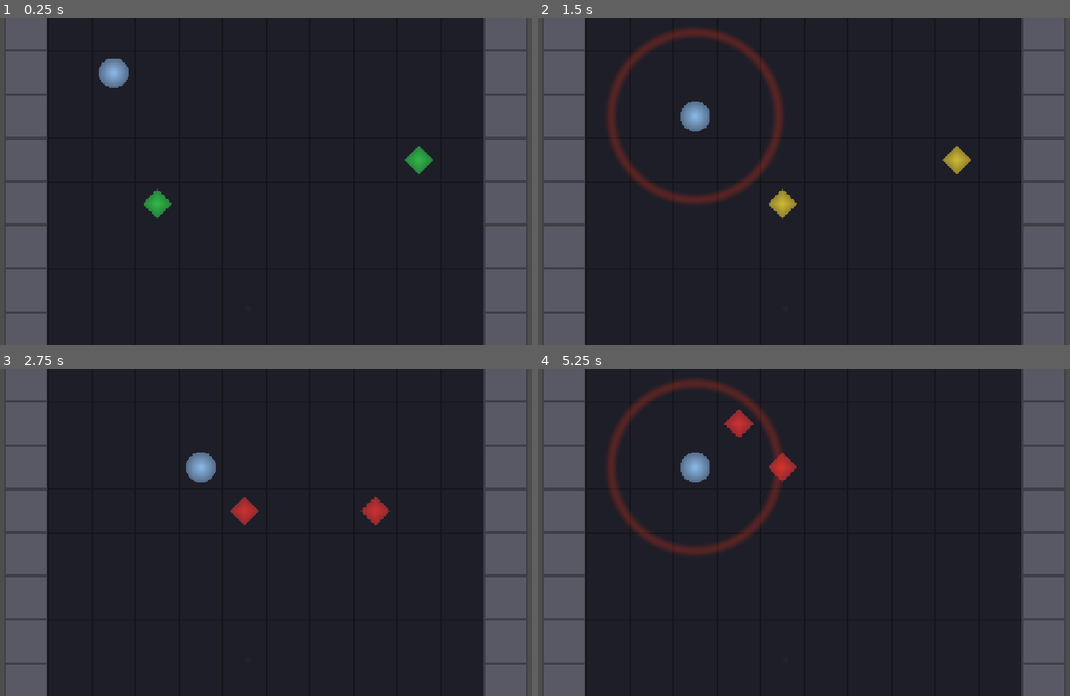
Above: before the commit, frames 1-4 (two rows, left to right).
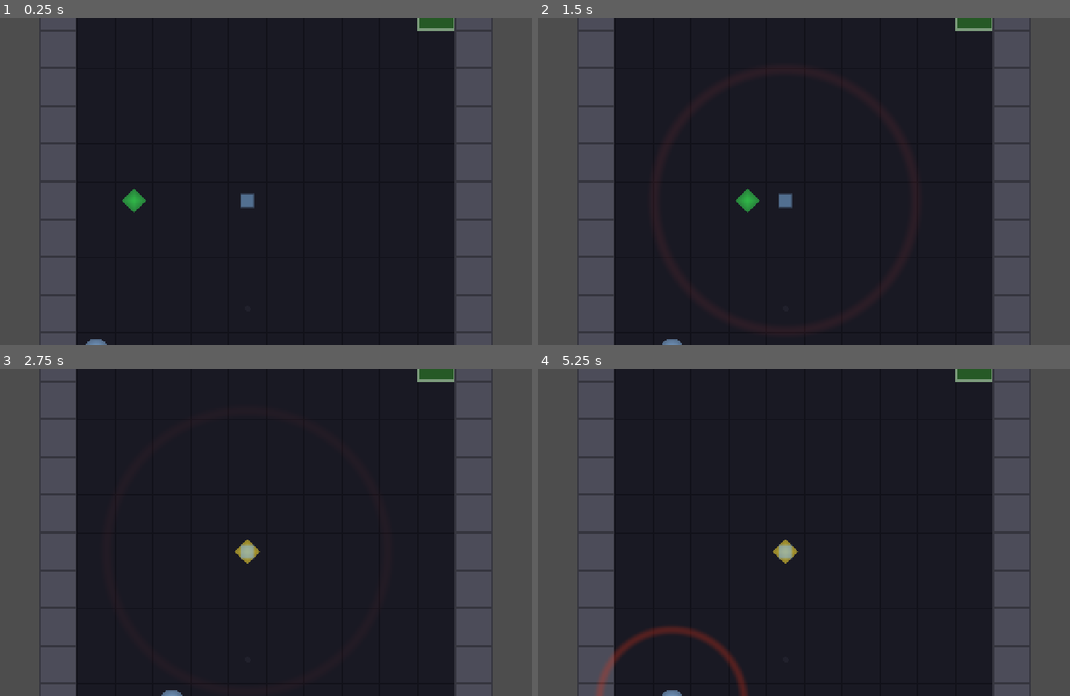
Above: after the commit, the same moments.

Repository: saagpatel/PhantomFrequencies
Game: Godot game, scene res://Scenes/Levels/Level01.tscn
The game is run twice, just before and just after one commit, with the same random seed, the same clock (stepped at 60 frames per second) and the same inputs. Before the commit the project starts from res://Scenes/Levels/TestLevel.tscn.
Inputs:
- Up to frame 1 (0.25 s): no input
- Up to frame 2 (1.5 s): tap Enter at 0.5 s; hold D (move_right) 0.53-1.28 s; hold S (move_down) from 1.28 s (still down)
- Up to frame 3 (2.75 s): release S (move_down) at 2.03 s; hold D (move_right) from 2.03 s (still down)
- Up to frame 4 (5.25 s): release D (move_right) at 2.78 s; hold W (move_up) 2.78-3.53 s; hold A (move_left) 3.53-5.03 s; hold S (move_down) from 5.03 s (still down)

The runs differ from the first frame. In frame 1, 24% of the frame differs, in the area x 1-99%, y 0-100%; in frame 2, 26%; in frame 3, 24%; in frame 4, 27%.

Commit message:
feat(level): add environmental sound, masking, Level 01, and LevelManager
- SoundSource: 3 types (machinery/drip/vent), configurable interval/radius
- Sound masking: player sounds near environmental sources are hidden from guards
- Guard familiarity: guards learn to ignore known environmental sound sources
- Guard catch: alert-state guards trigger player_caught on same tile
- LevelManager autoload: level loading, restart on catch, advance on completion
- Level 01 tutorial: 12x12 room, patroller on row 6, machinery cover, exit tile
- Player flashes blue (masked) instead of red when near environmental sound

Diff:
--- /dev/null
+++ b/Scenes/Environment/SoundSource.gd
@@ -0,0 +1,78 @@
+extends Node2D
+## Environmental noise emitter. Emits sound at configurable intervals.
+## Guards learn to ignore familiar environmental sources.
+
+const TYPE_MACHINERY: int = 0  # loud, rhythmic (every N beats)
+const TYPE_DRIP: int = 1       # quiet, irregular (random chance per beat)
+const TYPE_VENT: int = 2       # medium, constant (every beat)
+
+@export var source_type: int = TYPE_MACHINERY
+@export var emission_radius: float = Constants.SOUND_SOURCE_MACHINERY_RADIUS
+@export var emission_intensity: float = Constants.SOUND_SOURCE_MACHINERY_INTENSITY
+@export var emission_interval: int = Constants.SOUND_SOURCE_MACHINERY_INTERVAL
+
+var _beat_counter: int = 0
+var _sprite: Sprite2D = null
+
+
+func _ready() -> void:
+	add_to_group("sound_source")
+	_apply_type_defaults()
+	_setup_sprite()
+	BeatManager.beat_tick.connect(_on_beat_tick)
+
+
+func _apply_type_defaults() -> void:
+	match source_type:
+		TYPE_MACHINERY:
+			emission_radius = Constants.SOUND_SOURCE_MACHINERY_RADIUS
+			emission_intensity = Constants.SOUND_SOURCE_MACHINERY_INTENSITY
+			emission_interval = Constants.SOUND_SOURCE_MACHINERY_INTERVAL
+		TYPE_DRIP:
+			emission_radius = Constants.SOUND_SOURCE_DRIP_RADIUS
+			emission_intensity = Constants.SOUND_SOURCE_DRIP_INTENSITY
+			emission_interval = 1  # checked per beat with random chance
+		TYPE_VENT:
+			emission_radius = Constants.SOUND_SOURCE_VENT_RADIUS
+			emission_intensity = Constants.SOUND_SOURCE_VENT_INTENSITY
+			emission_interval = 1  # every beat
+
+
+func _setup_sprite() -> void:
+	_sprite = $Sprite2D
+	var size: int = int(Constants.SOUND_SOURCE_SPRITE_SIZE)
+	var img: Image = Image.create(size, size, false, Image.FORMAT_RGBA8)
+	var center: Vector2 = Vector2(size / 2.0, size / 2.0)
+	# Draw a small square with rounded corners feel
+	for x: int in range(size):
+		for y: int in range(size):
+			var dx: float = absf(x - center.x)
+			var dy: float = absf(y - center.y)
+			var max_dist: float = size / 2.0 - 3.0
+			if dx < max_dist and dy < max_dist:
+				var edge_dist: float = minf(max_dist - dx, max_dist - dy)
+				var alpha: float = clampf(edge_dist / 4.0, 0.3, 0.8)
+				img.set_pixel(x, y, Color(1.0, 1.0, 1.0, alpha))
+	_sprite.texture = ImageTexture.create_from_image(img)
+	_sprite.modulate = Constants.SOUND_SOURCE_COLOR
+
+
+func _on_beat_tick(_beat_number: int) -> void:
+	_beat_counter += 1
+
+	var should_emit: bool = false
+	match source_type:
+		TYPE_MACHINERY:
+			should_emit = _beat_counter % emission_interval == 0
+		TYPE_DRIP:
+			should_emit = randf() < Constants.SOUND_SOURCE_DRIP_CHANCE
+		TYPE_VENT:
+			should_emit = true
+
+	if should_emit:
+		SoundPropagation.emit_sound(
+			global_position,
+			emission_radius,
+			emission_intensity,
+			self
+		)
--- /dev/null
+++ b/Scenes/Environment/SoundSource.tscn
@@ -0,0 +1,9 @@
+[gd_scene load_steps=2 format=3 uid="uid://csound_source"]
+
+[ext_resource type="Script" path="res://Scenes/Environment/SoundSource.gd" id="1_source"]
+
+[node name="SoundSource" type="Node2D"]
+script = ExtResource("1_source")
+
+[node name="Sprite2D" type="Sprite2D" parent="."]
+modulate = Color(0.5, 0.7, 0.9, 0.7)
--- a/Scenes/Guards/GuardBase.gd
+++ b/Scenes/Guards/GuardBase.gd
@@ -25,6 +25,9 @@
 var _patrol_waypoints: Array[Vector2i] = []
 var _patrol_index: int = 0
 var _return_waypoint_index: int = 0  # where to resume patrol after returning
+
+# Familiarity: environmental sources this guard has already heard
+var _known_source_ids: Dictionary = {}  # instance_id → true
 
 
 func _ready() -> void:
@@ -85,6 +88,21 @@
 func _on_sound_emitted(event: Dictionary) -> void:
 	var sound_origin: Vector2 = event["origin"] as Vector2
 	var intensity: float = event["intensity"] as float
+	var source: Node = event["source"] as Node
+	var is_environmental: bool = event.get("is_environmental", false) as bool
+
+	# Filter: environmental sounds from familiar sources
+	if is_environmental:
+		var src_id: int = source.get_instance_id()
+		if _known_source_ids.has(src_id):
+			return  # already familiar, ignore
+		# First time hearing this source — register and ignore
+		_known_source_ids[src_id] = true
+		return
+
+	# Filter: player sounds masked by environmental noise
+	if SoundPropagation.is_masked_by_environment(sound_origin):
+		return
 
 	# Filter: below hearing threshold
 	if intensity < hearing_threshold:
@@ -183,6 +201,17 @@
 	# Chase: move toward last known sound position every beat
 	_move_toward_world_position(_last_sound_position)
 
+	# Check if guard caught the player (same tile)
+	_check_player_caught()
+
+
+func _check_player_caught() -> void:
+	var player: Node = get_tree().get_first_node_in_group("player")
+	if player == null:
+		return
+	if grid_position == player.grid_position:
+		LevelManager.on_player_caught()
+
 
 func _do_return() -> void:
 	# Move back toward patrol resume point
--- /dev/null
+++ b/Scenes/Levels/Level01.gd
@@ -0,0 +1,124 @@
+extends Node2D
+## Level 01 — Tutorial: learn beat timing and environmental cover.
+## 12x12 room, 1 Patroller, 1 machinery SoundSource, exit tile.
+
+const ROOM_WIDTH: int = 12
+const ROOM_HEIGHT: int = 12
+
+# Tile colors
+const FLOOR_COLOR: Color = Color(0.10, 0.10, 0.14)
+const WALL_COLOR: Color = Color(0.30, 0.30, 0.35)
+const GRID_LINE_COLOR: Color = Color(0.07, 0.07, 0.10)
+const EXIT_COLOR: Color = Color(0.15, 0.35, 0.15)
+
+var _floor_atlas: Vector2i = Vector2i(0, 0)
+var _wall_atlas: Vector2i = Vector2i(1, 0)
+var _exit_atlas: Vector2i = Vector2i(2, 0)
+
+var _exit_tile: Vector2i = Vector2i(10, 1)
+
+
+func _ready() -> void:
+	var tilemap: TileMapLayer = $TileMapLayer
+	_setup_tileset(tilemap)
+	_generate_room(tilemap)
+	_setup_exit()
+	_setup_guards()
+
+	SoundPropagation.set_tilemap(tilemap)
+	SoundPropagation.init_wave_pool(self)
+
+
+func _setup_tileset(tilemap: TileMapLayer) -> void:
+	var tile_size: int = Constants.TILE_SIZE
+	# 3 tile types: floor, wall, exit
+	var img: Image = Image.create(tile_size * 3, tile_size, false, Image.FORMAT_RGBA8)
+
+	# Floor tile
+	for x: int in range(tile_size):
+		for y: int in range(tile_size):
+			var color: Color = FLOOR_COLOR
+			if x == 0 or y == 0:
+				color = GRID_LINE_COLOR
+			img.set_pixel(x, y, color)
+
+	# Wall tile
+	for x: int in range(tile_size):
+		for y: int in range(tile_size):
+			var color: Color = WALL_COLOR
+			if x < 2 or x >= tile_size - 2 or y < 2 or y >= tile_size - 2:
+				color = color.darkened(0.3)
+			img.set_pixel(tile_size + x, y, color)
+
+	# Exit tile
+	for x: int in range(tile_size):
+		for y: int in range(tile_size):
+			var color: Color = EXIT_COLOR
+			# Pulsing border effect baked in
+			if x < 3 or x >= tile_size - 3 or y < 3 or y >= tile_size - 3:
+				color = color.lightened(0.4)
+			img.set_pixel(tile_size * 2 + x, y, color)
+
+	var texture: ImageTexture = ImageTexture.create_from_image(img)
+
+	var tileset: TileSet = TileSet.new()
+	tileset.tile_size = Vector2i(tile_size, tile_size)
+
+	var source: TileSetAtlasSource = TileSetAtlasSource.new()
+	source.texture = texture
+	source.texture_region_size = Vector2i(tile_size, tile_size)
+	source.create_tile(_floor_atlas)
+	source.create_tile(_wall_atlas)
+	source.create_tile(_exit_atlas)
+
+	tileset.add_source(source, 0)
+	tilemap.tile_set = tileset
+
+
+func _generate_room(tilemap: TileMapLayer) -> void:
+	for x: int in range(ROOM_WIDTH):
+		for y: int in range(ROOM_HEIGHT):
+			var coords: Vector2i = Vector2i(x, y)
+			var is_wall: bool = (
+				x == 0 or x == ROOM_WIDTH - 1 or
+				y == 0 or y == ROOM_HEIGHT - 1
+			)
+			if coords == _exit_tile:
+				tilemap.set_cell(coords, 0, _exit_atlas)
+			elif is_wall:
+				tilemap.set_cell(coords, 0, _wall_atlas)
+			else:
+				tilemap.set_cell(coords, 0, _floor_atlas)
+
+
+func _setup_exit() -> void:
+	var exit_area: Area2D = $ExitArea
+	var ts: int = Constants.TILE_SIZE
+	exit_area.position = Vector2(
+		_exit_tile.x * ts + ts / 2,
+		_exit_tile.y * ts + ts / 2
+	)
+	# Set up collision shape
+	var collision: CollisionShape2D = exit_area.get_node("CollisionShape2D")
+	var shape: RectangleShape2D = RectangleShape2D.new()
+	shape.size = Vector2(ts / 2, ts / 2)
+	collision.shape = shape
+
+	exit_area.body_entered.connect(_on_exit_body_entered)
+
+
+func _setup_guards() -> void:
+	var patroller: Node = $Patroller
+	# Patrol loop: horizontal across the middle of the room
+	var waypoints: Array[Vector2i] = [
+		Vector2i(2, 6), Vector2i(3, 6), Vector2i(4, 6), Vector2i(5, 6),
+		Vector2i(6, 6), Vector2i(7, 6), Vector2i(8, 6), Vector2i(9, 6),
+		Vector2i(9, 6), Vector2i(8, 6), Vector2i(7, 6), Vector2i(6, 6),
+		Vector2i(5, 6), Vector2i(4, 6), Vector2i(3, 6), Vector2i(2, 6),
+	]
+	patroller.set_patrol_waypoints(waypoints)
+
+
+func _on_exit_body_entered(body: Node2D) -> void:
+	if body.name == "Player":
+		LevelManager.on_level_completed()
--- /dev/null
+++ b/Scenes/Levels/Level01.tscn
@@ -0,0 +1,37 @@
+[gd_scene load_steps=7 format=3 uid="uid://clevel_01"]
+
+[ext_resource type="Script" path="res://Scenes/Levels/Level01.gd" id="1_level"]
+[ext_resource type="PackedScene" uid="uid://bbeat_indicator" path="res://Scenes/UI/BeatIndicator.tscn" id="2_beat"]
+[ext_resource type="PackedScene" uid="uid://cplayer" path="res://Scenes/Player/Player.tscn" id="3_player"]
+[ext_resource type="PackedScene" uid="uid://cpatroller" path="res://Scenes/Guards/Patroller.tscn" id="4_patroller"]
+[ext_resource type="PackedScene" uid="uid://csound_source" path="res://Scenes/Environment/SoundSource.tscn" id="5_sound_source"]
+
+[sub_resource type="TileSet" id="TileSet_level01"]
+tile_size = Vector2i(64, 64)
+
+[node name="Level01" type="Node2D"]
+script = ExtResource("1_level")
+
+[node name="TileMapLayer" type="TileMapLayer" parent="."]
+tile_set = SubResource("TileSet_level01")
+
+[node name="Player" parent="." instance=ExtResource("3_player")]
+position = Vector2(96, 672)
+
+[node name="Patroller" parent="." instance=ExtResource("4_patroller")]
+position = Vector2(160, 416)
+
+[node name="Machinery" parent="." instance=ExtResource("5_sound_source")]
+position = Vector2(352, 416)
+
+[node name="ExitArea" type="Area2D" parent="."]
+collision_layer = 0
+collision_mask = 2
+
+[node name="CollisionShape2D" type="CollisionShape2D" parent="ExitArea"]
+
+[node name="Camera2D" type="Camera2D" parent="."]
+position = Vector2(384, 384)
+zoom = Vector2(1.3, 1.3)
+
+[node name="BeatIndicator" parent="." instance=ExtResource("2_beat")]
--- a/Scenes/Player/Player.gd
+++ b/Scenes/Player/Player.gd
@@ -16,8 +16,12 @@
 	# Find the tilemap in the parent level
 	_tilemap = get_parent().get_node_or_null("TileMapLayer") as TileMapLayer
 	_sprite = $Sprite2D
+	add_to_group("player")
 	_setup_sprite()
 	_setup_collision()
+	# Derive grid position from scene placement
+	var ts: int = Constants.TILE_SIZE
+	grid_position = Vector2i(int(position.x) / ts, int(position.y) / ts)
 	_snap_to_grid()
 
 
@@ -75,9 +79,13 @@
 	if on_beat:
 		_flash_color(Constants.PLAYER_ON_BEAT_COLOR)
 	else:
-		_flash_color(Constants.PLAYER_OFF_BEAT_COLOR)
 		# Off-beat movement emits sound
 		var world_pos: Vector2 = _tile_to_world(target_tile)
+		var is_masked: bool = SoundPropagation.is_masked_by_environment(world_pos)
+		if is_masked:
+			_flash_color(Constants.PLAYER_MASKED_COLOR)
+		else:
+			_flash_color(Constants.PLAYER_OFF_BEAT_COLOR)
 		SoundPropagation.emit_sound(
 			world_pos,
 			Constants.PLAYER_SOUND_RADIUS,
--- a/Scenes/Systems/Constants.gd
+++ b/Scenes/Systems/Constants.gd
@@ -30,8 +30,26 @@
 const GUARD_ALERT_COLOR: Color = Color(0.9, 0.2, 0.2, 0.9)  # red
 const GUARD_RETURN_COLOR: Color = Color(0.4, 0.6, 0.9, 0.9)  # blue
 
+# Environmental sound sources
+const SOUND_SOURCE_MACHINERY_INTERVAL: int = 2  # emit every N beats
+const SOUND_SOURCE_MACHINERY_RADIUS: float = 256.0  # 4 tiles
+const SOUND_SOURCE_MACHINERY_INTENSITY: float = 0.8
+const SOUND_SOURCE_DRIP_RADIUS: float = 128.0  # 2 tiles
+const SOUND_SOURCE_DRIP_INTENSITY: float = 0.4
+const SOUND_SOURCE_DRIP_CHANCE: float = 0.3  # 30% chance per beat
+const SOUND_SOURCE_VENT_RADIUS: float = 192.0  # 3 tiles
+const SOUND_SOURCE_VENT_INTENSITY: float = 0.6
+const SOUND_SOURCE_SPRITE_SIZE: float = 32.0
+const SOUND_SOURCE_COLOR: Color = Color(0.5, 0.7, 0.9, 0.7)  # light blue
+
 # Player
 const PLAYER_MOVE_DURATION: float = 0.12  # seconds for move tween
 const PLAYER_COLOR: Color = Color(0.6, 0.8, 1.0, 0.9)  # ghostly blue-white
 const PLAYER_ON_BEAT_COLOR: Color = Color(0.2, 0.9, 0.3, 0.9)  # green flash
 const PLAYER_OFF_BEAT_COLOR: Color = Color(0.9, 0.2, 0.2, 0.9)  # red flash
+const PLAYER_MASKED_COLOR: Color = Color(0.2, 0.4, 0.9, 0.9)  # blue (masked by env sound)
+
+# Levels
+const LEVEL_SCENES: Array[String] = [
+	"res://Scenes/Levels/Level01.tscn",
+]
--- /dev/null
+++ b/Scenes/Systems/LevelManager.gd
@@ -0,0 +1,62 @@
+extends Node
+## Singleton — manages level loading, transitions, and restart.
+
+signal level_completed(level_index: int)
+signal player_caught()
+
+var current_level: int = 0
+var _transitioning: bool = false
+
+
+func _ready() -> void:
+	pass
+
+
+## Load a level by index.
+func load_level(index: int) -> void:
+	if _transitioning:
+		return
+	if index < 0 or index >= Constants.LEVEL_SCENES.size():
+		push_warning("LevelManager: invalid level index %d" % index)
+		return
+
+	_transitioning = true
+	current_level = index
+	_cleanup_sound_system()
+
+	get_tree().change_scene_to_file(Constants.LEVEL_SCENES[index])
+	# Transitioning flag cleared next frame after scene loads
+	await get_tree().process_frame
+	_transitioning = false
+
+
+## Restart the current level.
+func restart_level() -> void:
+	load_level(current_level)
+
+
+## Advance to the next level, or reload current if no more levels.
+func next_level() -> void:
+	var next: int = current_level + 1
+	if next >= Constants.LEVEL_SCENES.size():
+		# No more levels — restart current for now
+		restart_level()
+	else:
+		load_level(next)
+
+
+## Called when player reaches the exit.
+func on_level_completed() -> void:
+	level_completed.emit(current_level)
+	next_level()
+
+
+## Called when a guard catches the player.
+func on_player_caught() -> void:
+	player_caught.emit()
+	restart_level()
+
+
+## Clean up SoundPropagation state between levels.
+func _cleanup_sound_system() -> void:
+	SoundPropagation.clear()
--- a/Scenes/Systems/SoundPropagation.gd
+++ b/Scenes/Systems/SoundPropagation.gd
@@ -7,7 +7,7 @@
 
 ## Active sound events. Each entry:
 ## { origin: Vector2, radius: float, intensity: float, source: Node,
-##   time_remaining: float, id: int }
+##   time_remaining: float, id: int, is_environmental: bool }
 var _active_events: Array[Dictionary] = []
 var _next_event_id: int = 0
 var _tilemap: TileMapLayer = null
@@ -34,6 +34,7 @@
 
 ## Emit a sound event at a world position.
 func emit_sound(origin: Vector2, radius: float, intensity: float, source: Node) -> void:
+	var is_env: bool = source.is_in_group("sound_source")
 	var event: Dictionary = {
 		"origin": origin,
 		"radius": radius,
@@ -41,11 +42,25 @@
 		"source": source,
 		"time_remaining": Constants.SOUND_EVENT_TTL,
 		"id": _next_event_id,
+		"is_environmental": is_env,
 	}
 	_next_event_id += 1
 	_active_events.append(event)
 	sound_emitted.emit(event)
 	_spawn_wave_vfx(origin, radius, intensity)
+
+
+## Check if a position is within an active environmental sound's radius.
+## Used for masking player sounds.
+func is_masked_by_environment(position: Vector2) -> bool:
+	for event: Dictionary in _active_events:
+		if not event["is_environmental"]:
+			continue
+		var env_origin: Vector2 = event["origin"] as Vector2
+		var env_radius: float = event["radius"] as float
+		if position.distance_to(env_origin) <= env_radius:
+			return true
+	return false
 
 
 ## Check if a sound at origin can reach target without hitting a wall.
@@ -78,6 +93,18 @@
 
 func get_active_events() -> Array[Dictionary]:
 	return _active_events
+
+
+## Clear all state for level transitions.
+func clear() -> void:
+	_active_events.clear()
+	_next_event_id = 0
+	_tilemap = null
+	for wave: Node in _wave_pool:
+		wave.deactivate()
+		wave.queue_free()
+	_wave_pool.clear()
+	_pool_parent = null
 
 
 func _process(delta: float) -> void:
--- a/project.godot
+++ b/project.godot
@@ -16,7 +16,7 @@
 
 config/name="Phantom Frequencies"
 config/description="A rhythm-based stealth game where sound is both weapon and vulnerability."
-run/main_scene="res://Scenes/Levels/TestLevel.tscn"
+run/main_scene="res://Scenes/Levels/Level01.tscn"
 config/features=PackedStringArray("4.6", "GL Compatibility")
 
 [autoload]
@@ -24,6 +24,7 @@
 Constants="*res://Scenes/Systems/Constants.gd"
 BeatManager="*res://Scenes/Systems/BeatManager.gd"
 SoundPropagation="*res://Scenes/Systems/SoundPropagation.gd"
+LevelManager="*res://Scenes/Systems/LevelManager.gd"
 
 [display]
 
Not shown, added: Scenes/Guards/GuardBase.gd.uid
Not shown, added: Scenes/Guards/Patroller.gd.uid
Not shown, added: Scenes/Guards/Sentinel.gd.uid
